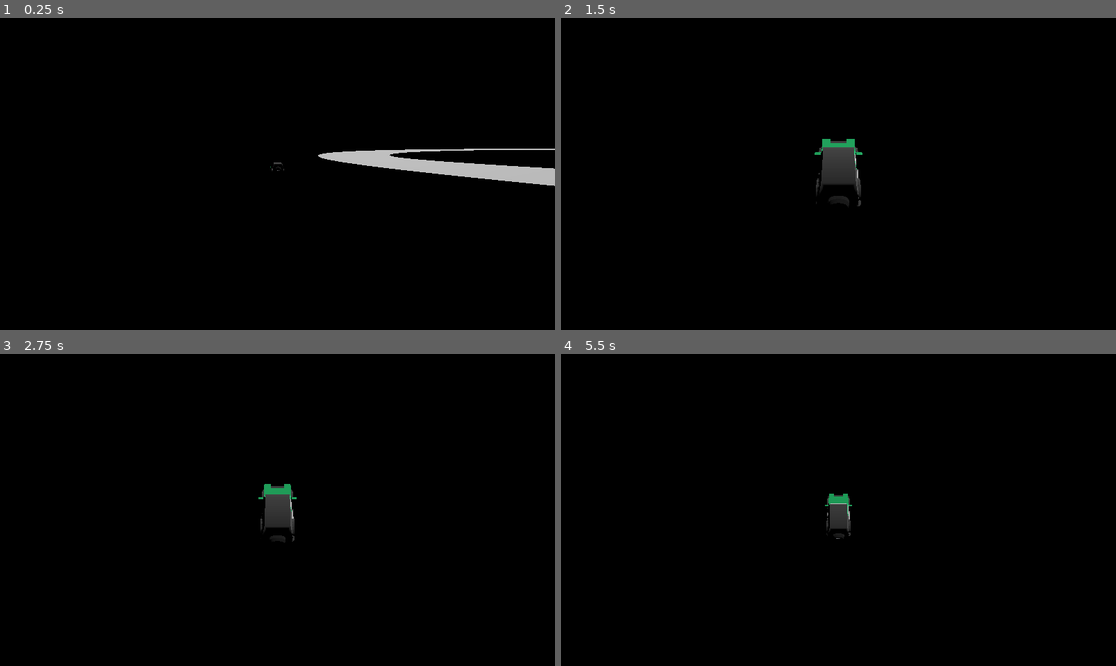
Above: before the commit, frames 1-4 (two rows, left to right).
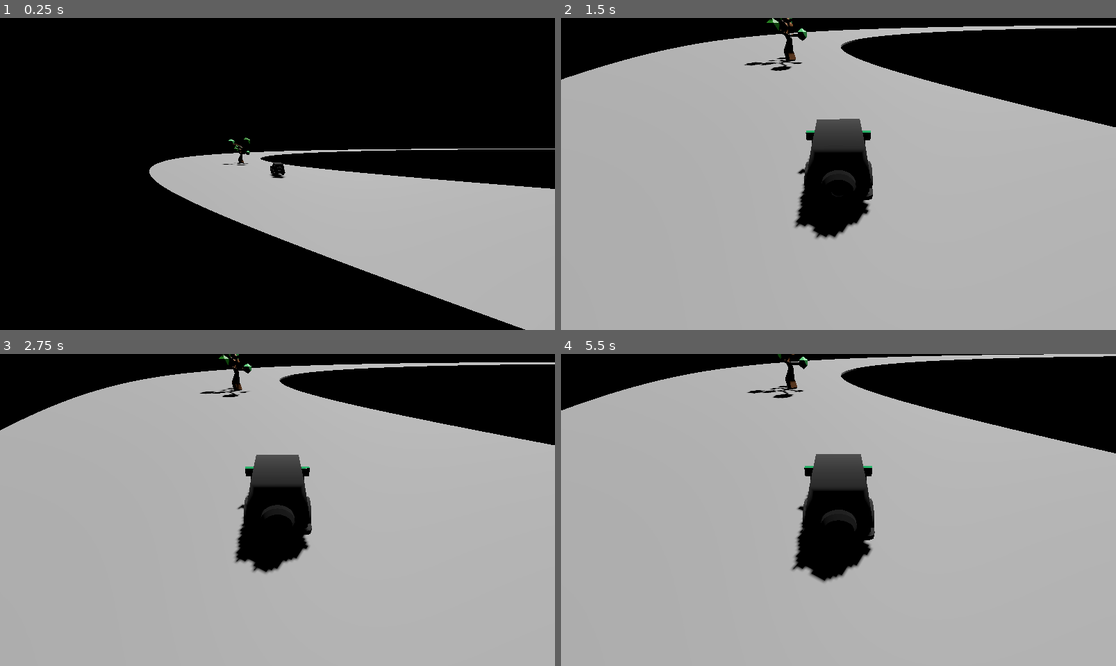
Above: after the commit, the same moments.

Repository: VriskaSekret/car_game
Game: Godot game, scene res://scenes/test_scene.tscn
Two runs of this game, one before a commit and one after it. Both use one fixed random seed, a clock stepped at 60 frames per second and the inputs below.
Inputs:
- Up to frame 1 (0.25 s): no input
- Up to frame 2 (1.5 s): hold D (steer_right) 0.53-1.28 s; tap Space at 0.77 s; hold S (brake) from 1.28 s (still down)
- Up to frame 3 (2.75 s): tap Space at 1.52 s; release S (brake) at 2.03 s; hold D (steer_right) from 2.03 s (still down)
- Up to frame 4 (5.5 s): release D (steer_right) at 2.78 s; hold W (accelerate) 2.78-3.53 s; tap Space at 3.02, 3.77, 4.52 s; hold A (steer_left) 3.53-5.03 s; hold S (brake) from 5.03 s (still down)

The runs differ from the first frame. In frame 1, 24% of the frame differs, in the area x 26-100%, y 38-100%; in frame 2, 82%; in frame 3, 83%; in frame 4, 84%, in the area x 0-100%, y 0-100%.

Commit message:
wow tree

Diff:
--- a/scenes/test_scene.tscn
+++ b/scenes/test_scene.tscn
@@ -1,7 +1,8 @@
-[gd_scene load_steps=7 format=3 uid="uid://be1mi7mimuwfx"]
+[gd_scene load_steps=8 format=3 uid="uid://be1mi7mimuwfx"]
 
 [ext_resource type="Script" uid="uid://ivl5u3ahogss" path="res://scripts/Camera3D.gd" id="1_j8ivh"]
 [ext_resource type="PackedScene" uid="uid://dbl4bno5e48ka" path="res://scenes/car.tscn" id="3_jaglt"]
+[ext_resource type="PackedScene" uid="uid://bacj14uc7wbkp" path="res://scenes/tree.tscn" id="3_nd71p"]
 
 [sub_resource type="ProceduralSkyMaterial" id="ProceduralSkyMaterial_74a4f"]
 sky_horizon_color = Color(0.64625, 0.65575, 0.67075, 1)
@@ -41,7 +42,7 @@
 target = NodePath("../Car/CarMesh")
 
 [node name="Car" parent="." instance=ExtResource("3_jaglt")]
-transform = Transform3D(1, 0, 0, 0, 1, 0, 0, 0, 1, 16, 1.70521, -230.383)
+transform = Transform3D(1, 0, 0, 0, 1, 0, 0, 0, 1, 48, 1.70521, -230.383)
 
 [node name="Path3D" type="Path3D" parent="."]
 transform = Transform3D(1, 0, 0, 0, 1, 0, 0, 0, 1, 2.65138, 0, 16.1946)
@@ -63,8 +64,11 @@
 path_joined = true
 
 [node name="PathFollow3D" type="PathFollow3D" parent="Path3D"]
-transform = Transform3D(0.820161, 0.0342738, -0.571086, -0.0417523, 0.999117, 3.0206e-10, 0.570588, 0.0238444, 0.820877, -381.368, 0, 136.482)
+transform = Transform3D(0.820161, 0.0342738, -0.571086, -0.0417522, 0.999117, 3.0206e-10, 0.570588, 0.0238444, 0.820877, -381.368, 0, 136.482)
 progress = 2435.6
+
+[node name="tree" parent="." instance=ExtResource("3_nd71p")]
+transform = Transform3D(1, 0, 0, 0, 1, 0, 0, 0, 1, 44, 0, -246)
 
 [editable path="Car"]
 [editable path="Car/CarMesh"]
--- a/scenes/tree.tscn
+++ b/scenes/tree.tscn
@@ -1,21 +1,24 @@
 [gd_scene load_steps=4 format=3 uid="uid://bacj14uc7wbkp"]
 
 [ext_resource type="Script" uid="uid://4ij3g8l8lcno" path="res://scripts/tree.gd" id="1_brfkd"]
+[ext_resource type="PackedScene" uid="uid://dw8es12r6oyy0" path="res://assets/tree.glb" id="2_vplca"]
 
 [sub_resource type="CylinderShape3D" id="CylinderShape3D_nnvrw"]
-
-[sub_resource type="CylinderMesh" id="CylinderMesh_gvmkm"]
+height = 0.750458
+radius = 0.45
 
 [node name="tree" type="RigidBody3D"]
 collision_mask = 5
-mass = 10.0
+mass = 4.0
 freeze = true
 script = ExtResource("1_brfkd")
 
 [node name="CollisionShape3D" type="CollisionShape3D" parent="."]
+transform = Transform3D(1, 0, 0, 0, 1, 0, 0, 0, 1, -0.0770496, 0.392247, -0.118327)
 shape = SubResource("CylinderShape3D_nnvrw")
 
 [node name="MeshInstance3D" type="MeshInstance3D" parent="CollisionShape3D"]
-mesh = SubResource("CylinderMesh_gvmkm")
+
+[node name="tree" parent="." instance=ExtResource("2_vplca")]
 
 [connection signal="body_entered" from="." to="." method="_on_body_entered"]
--- a/scripts/tree.gd
+++ b/scripts/tree.gd
@@ -4,7 +4,7 @@
 #this script does nothing
 
 func _physics_process(delta: float) -> void:
-	if (position.distance_to(player.position) > 20):
+	if (position.distance_to(player.position) > 100):
 		queue_free()
 	var collision = move_and_collide(linear_velocity * delta)
 	if collision:
Binary file added: assets/tree.glb
Not shown, added: assets/tree.glb.import
